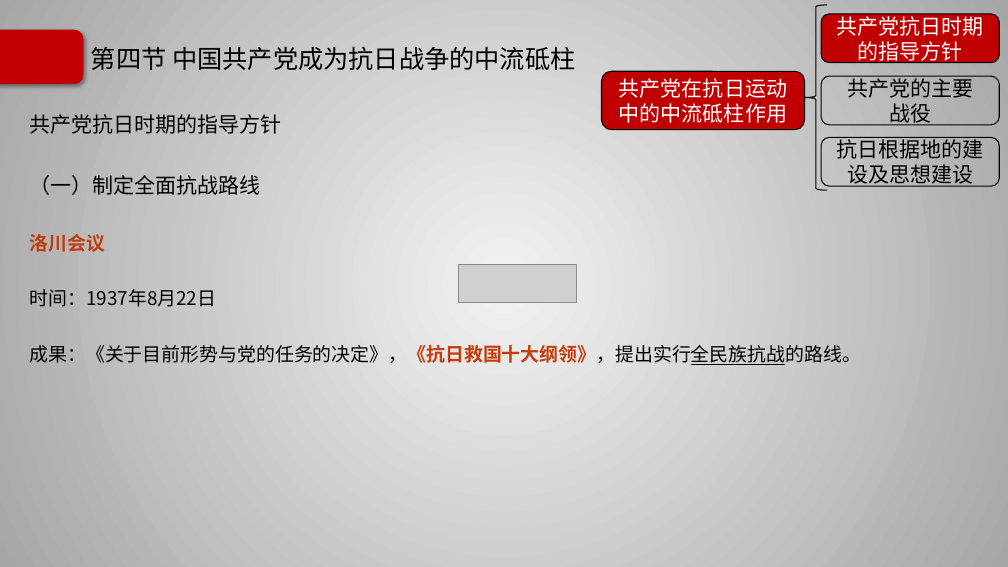
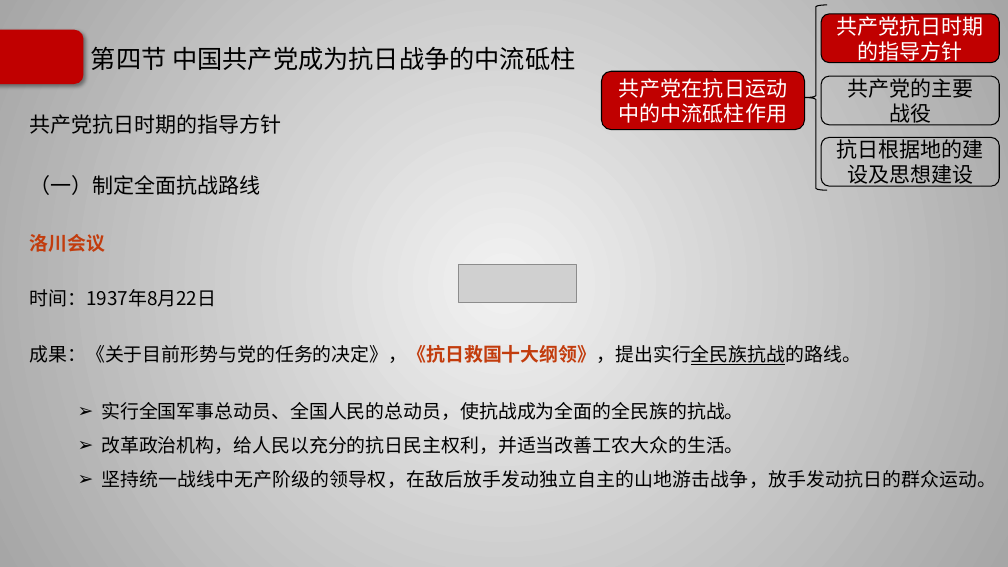
Before and after one commit to Call-me-zhy/tangtang, a slide deck: slide 34 of 5 中国近现代史纲要/课件/中国近现代史纲要精讲6.pptx. Drawn at 1008x567 pixels with LibreOffice and Linux fonts; fonts in the diff are those of the drawing; grey boxes stand for pictures; background and template pictures are left out. Boxes give left, top, right and bottom in pixels: in the first picture for what was removed or moved away, otherwise in the second. Text is boxed around its words. In the diff, an @@ line names an element or a change of style, - is before the commit and + after.

```diff
--- a/5 中国近现代史纲要/课件/中国近现代史纲要精讲6.pptx
+++ b/5 中国近现代史纲要/课件/中国近现代史纲要精讲6.pptx
@@ text added at (x1=101, y1=402, x2=996, y2=488), 18 pt, text #000000 @@
+➢ 实行全国军事总动员、全国人民的总动员，使抗战成为全面的全民族的抗战。
+➢ 改革政治机构，给人民以充分的抗日民主权利，并适当改善工农大众的生活。
+➢ 坚持统一战线中无产阶级的领导权，在敌后放手发动独立自主的山地游击战争，放手发动抗日的群众运动。
```
Also in this commit, not shown: 11 other slides changed, 7 other files.
